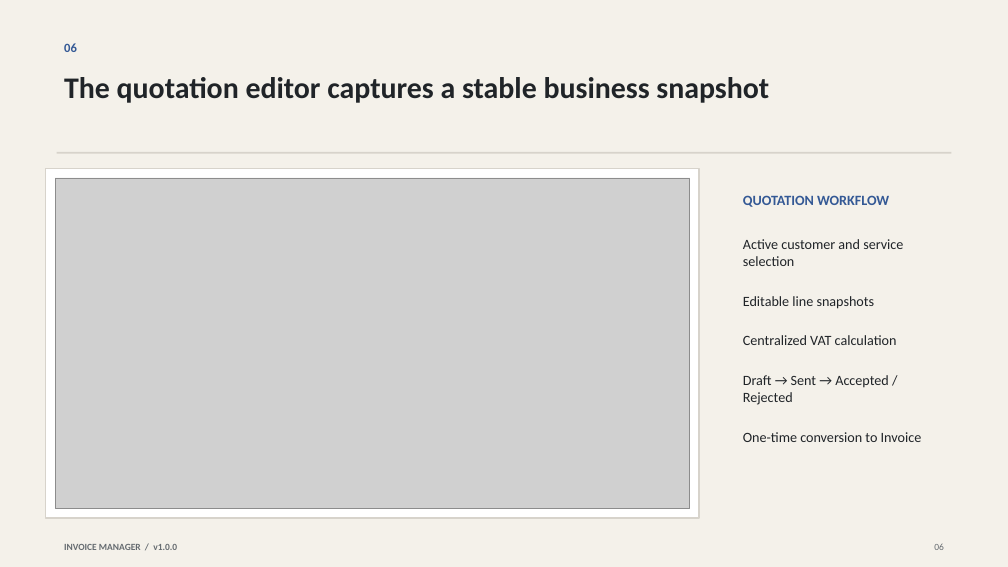
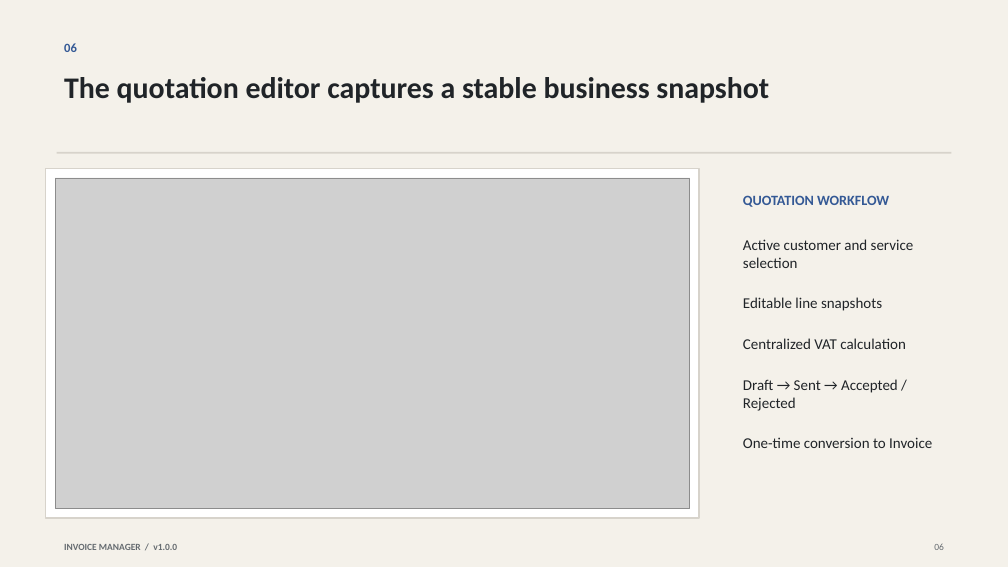
Before and after one commit to Staniek-Tech-NL/invoice-manager, a slide deck: slide 6 of docs/presentation/invoice-manager-engineering-case-study.pptx. Drawn at 1008x567 pixels with LibreOffice and Linux fonts; fonts in the diff are those of the drawing; grey boxes stand for pictures. Boxes give left, top, right and bottom in pixels: in the first picture for what was removed or moved away, otherwise in the second. Text is boxed around its words. In the diff, an @@ line names an element or a change of style, - is before the commit and + after.

```diff
--- a/docs/presentation/invoice-manager-engineering-case-study.pptx
+++ b/docs/presentation/invoice-manager-engineering-case-study.pptx
@@ text "Active customer and service selection" at [743, 239, 932, 448]: size 13.5 to 14.2 pt @@
```
Also in this commit, not shown: 4 other slides changed.
